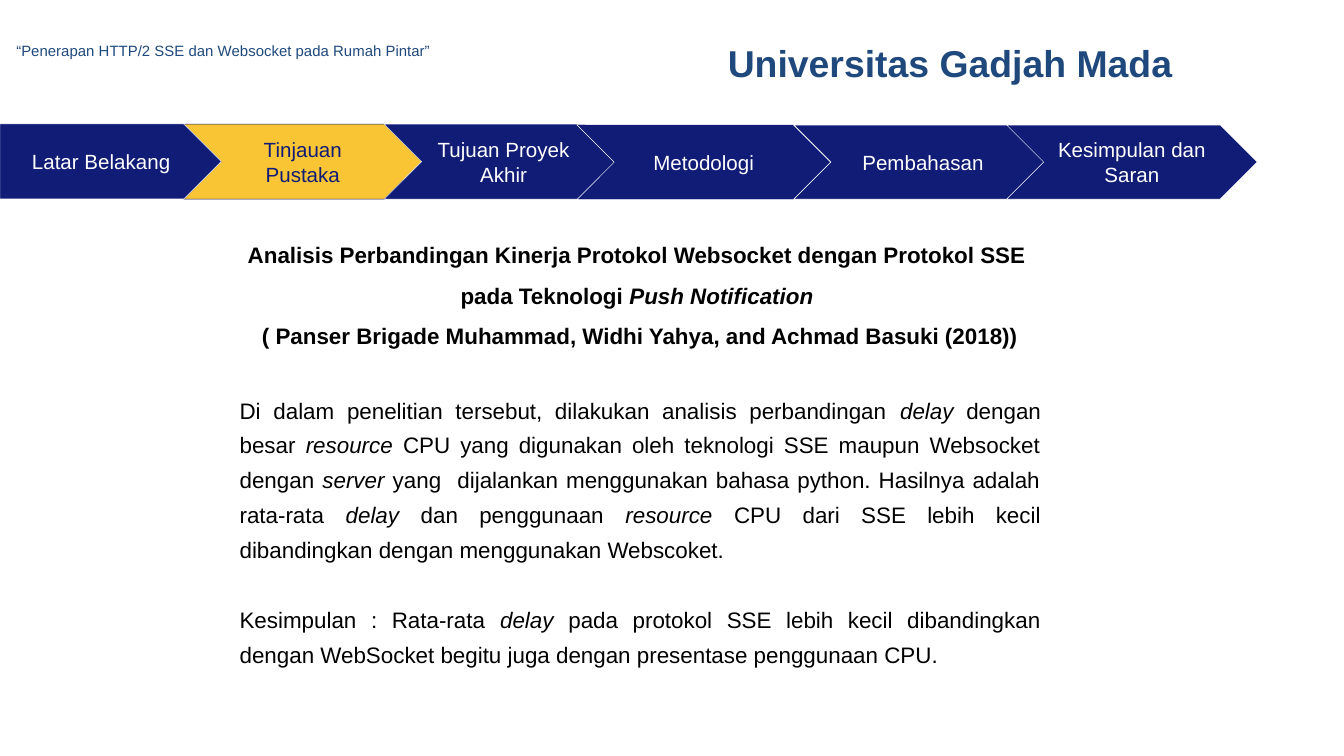
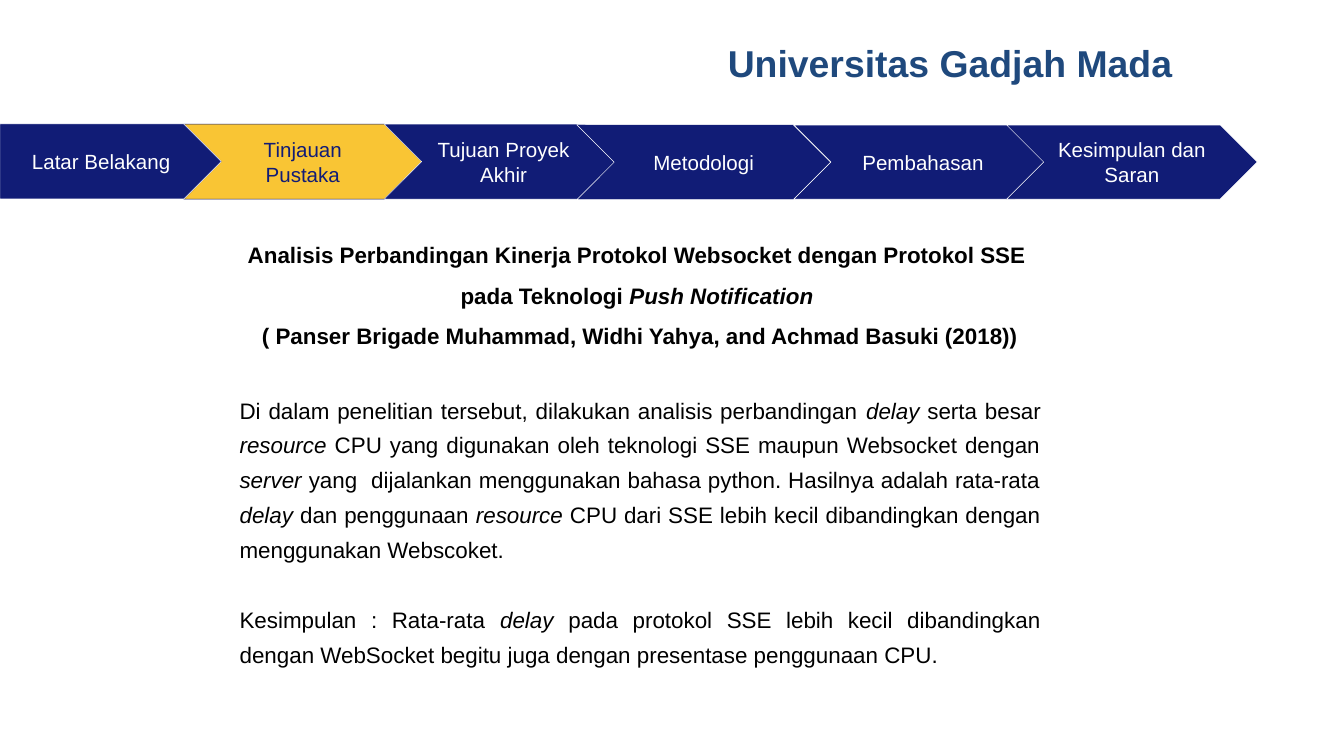
Before and after one commit to rusminto/ws_sse, a slide deck: slide 14 of berkas/ppt muham.pptx (slide 15 before the commit). Drawn at 1344x756 pixels with LibreOffice and Linux fonts; fonts in the diff are those of the drawing; background and template pictures are left out. Boxes give left, top, right and bottom in pixels: in the first picture for what was removed or moved away, otherwise in the second. Text is boxed around its words. In the diff, an @@ line names an element or a change of style, - is before the commit and + after.

```diff
--- a/berkas/ppt muham.pptx
+++ b/berkas/ppt muham.pptx
@@ text removed at [16, 45, 430, 59] @@
-“Penerapan HTTP/2 SSE dan Websocket pada Rumah Pintar”
@@ text at [240, 402, 1041, 563]: text changed @@
-Di dalam penelitian tersebut, dilakukan analisis perbandingan delay dengan besar resource CPU yang digunakan oleh teknologi SSE maupun Websocket dengan server yang dijalankan menggunakan bahasa python. Hasilnya adalah rata-rata delay dan penggunaan resource CPU dari SSE lebih kecil dibandingkan dengan menggunakan Webscoket.
+Di dalam penelitian tersebut, dilakukan analisis perbandingan delay serta besar resource CPU yang digunakan oleh teknologi SSE maupun Websocket dengan server yang dijalankan menggunakan bahasa python. Hasilnya adalah rata-rata delay dan penggunaan resource CPU dari SSE lebih kecil dibandingkan dengan menggunakan Webscoket.
```
Also in this commit, not shown: 23 other slides changed, 2 slides removed, 50 other files.
